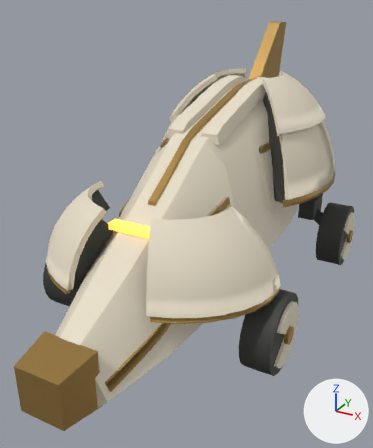
Two versions of the glTF model godot/assets/models/banki_charger.glb, one commit apart.
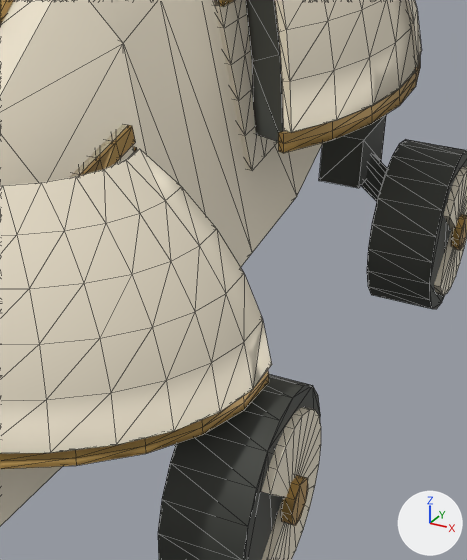
Each version appears first whole from a camera (50 mm lens) standing at (0.99, -1.88, 1.33) and looking at (0.0, -0.09, 0.43), and next in a close-up on the part from 48% to 94% of the width and 34% to 80% of the height. Every picture has the same lights, and +X, +Y and +Z are marked at lower right. The older version's two pictures come first. The close-ups show mesh edges as thin lines. Where no turn or scale is listed for an object, it has been applied to the vertices. Vertices at exactly the same position are counted once.

Names of what the first close-up shows: 'body', 'body_brass', 'body_dark', 'susp_rl', 'wheel_fl', 'wheel_fl_brass', 'wheel_fl_ivory', 'wheel_rl', 'wheel_rl_ivory' and 1 more.
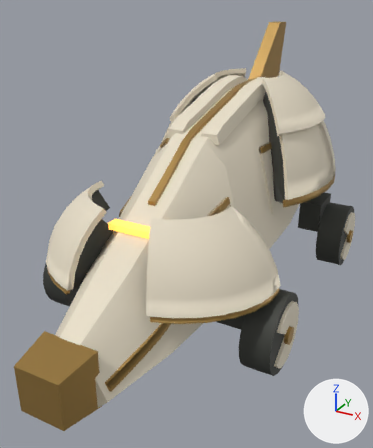
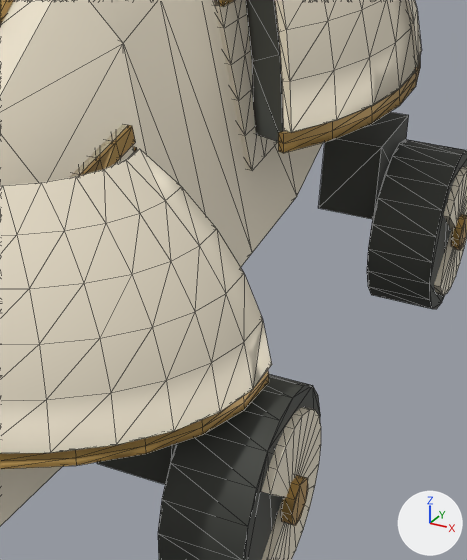
Patch to the scene script:
```diff
--- a/godot/assets/models/banki_charger.glb.py
+++ b/godot/assets/models/banki_charger.glb.py
@@ me_susp_fl @@
 # used by ob_susp_fl; location = (0.3, -0.28, 0.3)
-me_susp_fl.from_pydata(...)  # 24 vertices, 40 faces; spans x -0.02..0.19, y -0.08..0.08, z -0.16..0.05
+me_susp_fl.from_pydata(...)  # 24 vertices, 40 faces; spans x -0.01..0.17, y -0.1..0.1, z -0.177..0.05
+# me_susp_fl part 1: the loose piece of 8 vertices spanning x -0.02..0.06, y -0.08..0.08, z -0.05..0.05 is scaled about its middle by (1.38, 1.25, 1.5), then moved by (0.025, 0.0, -0.025)
+# other edits to the shape of me_susp_fl do not show in these pictures
 me_susp_fl.materials.append(mat_banki_dark)
@@ me_susp_rl @@
 # used by ob_susp_rl; location = (0.3, 0.72, 0.3)
-me_susp_rl.from_pydata(...)  # 24 vertices, 40 faces; spans x -0.02..0.19, y -0.08..0.08, z -0.16..0.05
+me_susp_rl.from_pydata(...)  # 24 vertices, 40 faces; spans x -0.01..0.17, y -0.1..0.1, z -0.177..0.05
+# me_susp_rl part 2: the loose piece of 8 vertices spanning x -0.02..0.06, y -0.08..0.08, z -0.05..0.05 is scaled about its middle by (1.38, 1.25, 1.5), then moved by (0.025, 0.0, -0.025)
+# me_susp_rl part 3: 16 of 24 vertices moved; they spanned x -0.02..0.19, y -0.032..0.032, z -0.16..0.025 and now span x 0.095..0.17, y -0.042..0.042, z -0.177..-0.093; mean shift (0.047, 0.0, -0.067); largest move (-0.02, 0.0, -0.025) -> (0.095, 0.0, -0.177)
 me_susp_rl.materials.append(mat_banki_dark)
```

Pixel boxes (x1, y1, x2, y2) of what changed, in the close-ups (467 x 560 px; the box of a moved part takes in the faces that stretch with it):
'susp_rl', reshaped
    before: (319, 115, 387, 201)
    after: (319, 112, 409, 219)
'susp_fl', reshaped (not visible before)
    after: (97, 444, 176, 484)
part 2 of me_susp_rl, moved or reshaped
    before: (319, 115, 386, 188)
    after: (319, 112, 409, 219)
part 3 of me_susp_rl, moved or reshaped (not visible afterwards)
    before: (361, 154, 387, 201)
